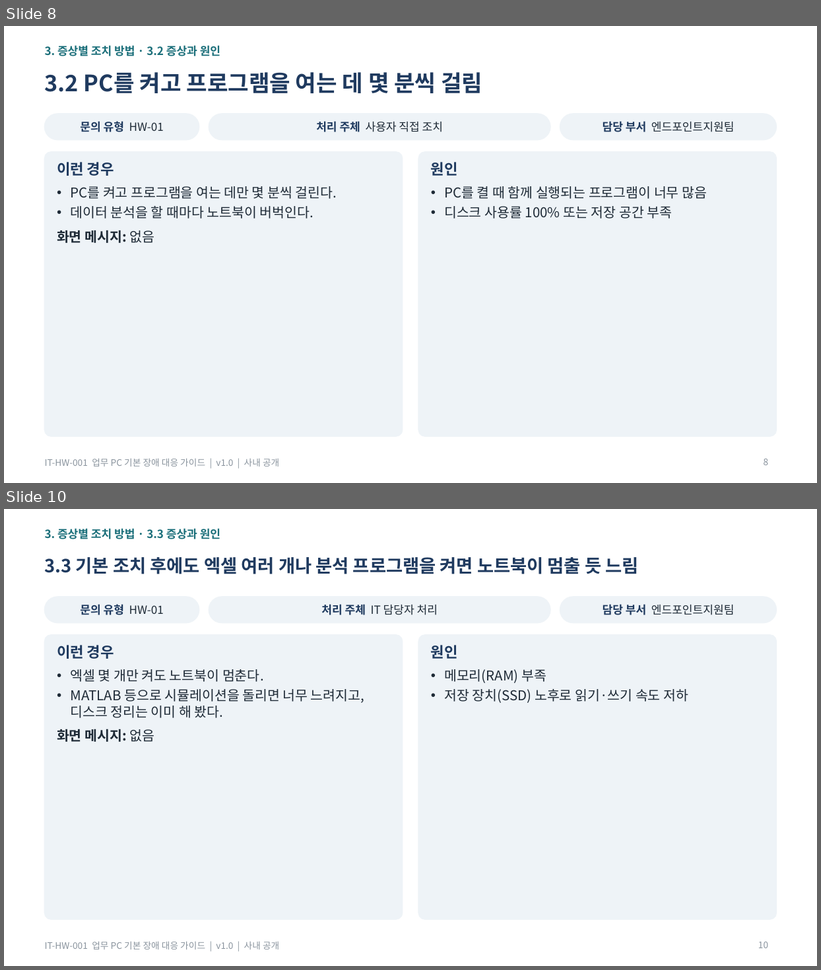
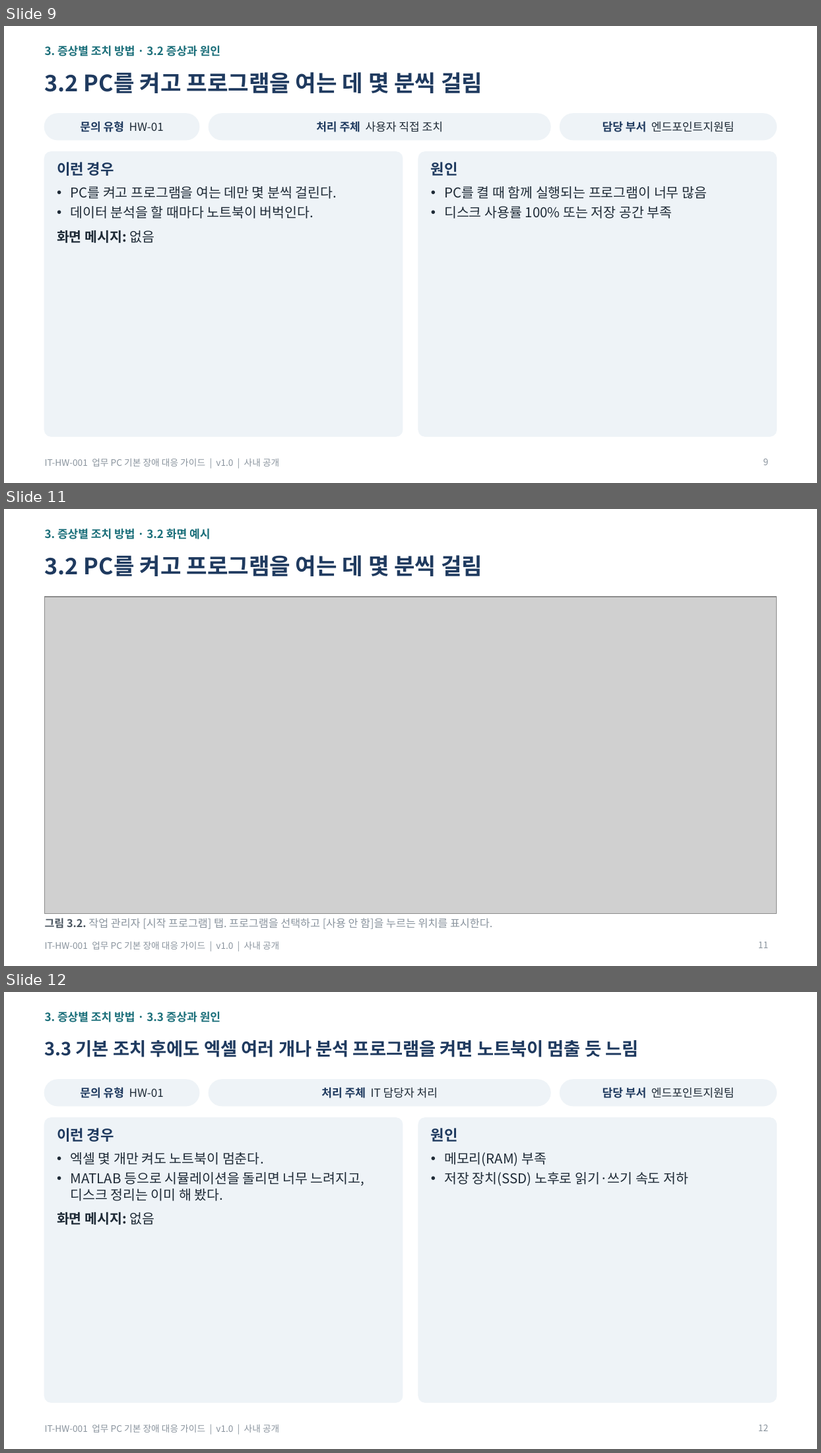
Before and after one commit to issue-helpdesk/issue-helpdesk, a slide deck: dataset/guides/HW/guide/IT-HW-001_업무 PC 기본 장애 대응 가이드.pptx. Shown one above the other, each under a label of ours: slides 8 and 10 before the commit, slides 9, 11 and 12 after it; the slides between them are not shown. The pictures are 821x970 and 821x1453 pixels, drawn with LibreOffice and Linux fonts; fonts in the diff are those of the drawing; grey boxes stand for pictures. Boxes give left, top, right and bottom in pixels: in the first picture for what was removed or moved away, otherwise in the second. Text is boxed around its words. In the diff, an @@ line names an element or a change of style, - is before the commit and + after.

Commit message:
docs: HW 사용자 가이드 전 항목에 화면 예시 그림 추가
- 사용자 가이드 3종(docx·pptx·pdf)의 27개 항목에 그림과 그림 설명 추가
- 그림은 Pillow로 그린 화면·장비 그림이며 tools/ 스크립트로 다시 만들 수 있음
- pdf는 LibreOffice 변환본으로 교체

```diff
--- a/dataset/guides/HW/guide/IT-HW-001_업무 PC 기본 장애 대응 가이드.pptx
+++ b/dataset/guides/HW/guide/IT-HW-001_업무 PC 기본 장애 대응 가이드.pptx
@@ slide 11 added at (4, 509, 817, 966), background #FFFFFF; not listed: 1 template element that a slide beside it also shows @@
@@ text added at (45, 528, 210, 539), 10 pt, text #1B6F7A, bold @@
+3. 증상별 조치 방법 · 3.2 화면 예시
@@ title added at (45, 555, 482, 576), 20 pt, text #1F3A5F, bold @@
+3.2 PC를 켜고 프로그램을 여는 데 몇 분씩 걸림
@@ picture added at (45, 597, 776, 914) @@
@@ text added at (45, 918, 492, 929), 9.5 pt, text #8A949E @@
+그림 3.2. 작업 관리자 [시작 프로그램] 탭. 프로그램을 선택하고 [사용 안 함]을 누르는 위치를 표시한다.
@@ page number added at (758, 942, 768, 949), 8 pt, text #8A949E @@
+11
@@ what was slide 8 is now slide 9 @@
@@ what was slide 10 is now slide 12 @@
@@ page number at (758, 1425, 768, 1432): text changed @@
-10
+12
```
Also in this commit, not shown: 4 slides changed, 12 other slides added, 38 other files.
